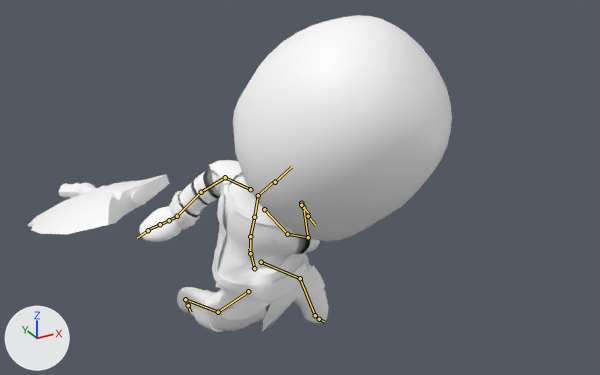
Two versions of the FBX model IdleProject/Assets/02_Animations/01_Animation/00_Characters/Attack.fbx, one commit apart.
One viewpoint serves both versions: a 50 mm lens placed at (-0.0894, -0.1963, 0.1377), pointed at (0.0041, -0.0264, 0.0527). Arrows for +X, +Y and +Z are at lower left; the lights stay in place. The picture after the commit comes second. Both versions are drawn at frame 29 of the action 'mixamo.com'; the numbers are the values there. The bones that bend it are drawn over the model as lines.

In view in the first picture: 'Chr_Barbarian_lvl2', 'Prop_Axe_1H'.
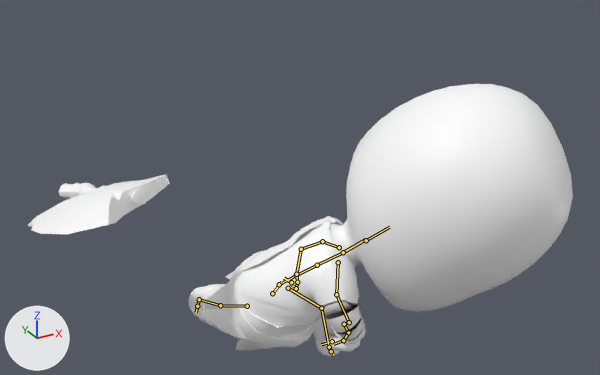
Boxes [x1, y1, x2, y2] around the edits, measured in the pictures (600 x 375 px):
'Chr_Barbarian_lvl2', posed (23% wider, 14% shorter)
    before: [139, 15, 452, 332]
    after: [188, 84, 573, 356]
bone 'Hips', root to tip
    before: (254, 268) to (249, 248)
    after: (272, 293) to (281, 282)
bone 'Spine', root to tip
    before: (250, 253) to (250, 236)
    after: (279, 284) to (296, 275)
bone 'Spine1', root to tip
    before: (250, 236) to (254, 217)
    after: (296, 275) to (317, 265)
bone 'Spine2', root to tip
    before: (254, 217) to (258, 195)
    after: (317, 265) to (343, 252)
bone 'Neck', root to tip
    before: (258, 195) to (274, 181)
    after: (343, 252) to (365, 239)
bone 'LeftShoulder', root to tip
    before: (250, 189) to (225, 177)
    after: (339, 247) to (322, 241)
bone 'LeftArm', root to tip
    before: (225, 177) to (201, 192)
    after: (322, 241) to (301, 249)
bone 'LeftForeArm', root to tip
    before: (201, 192) to (177, 216)
    after: (301, 249) to (296, 274)
bone 'LeftHand', root to tip
    before: (177, 216) to (169, 220)
    after: (296, 274) to (297, 282)
bone 'LeftHandIndex1', root to tip
    before: (169, 220) to (160, 224)
    after: (297, 282) to (296, 288)
bone 'LeftHandIndex2', root to tip
    before: (160, 224) to (147, 230)
    after: (296, 288) to (291, 284)
bone 'RightShoulder', root to tip
    before: (264, 209) to (287, 234)
    after: (338, 262) to (336, 294)
bone 'RightArm', root to tip
    before: (287, 234) to (308, 237)
    after: (336, 294) to (349, 322)
bone 'RightForeArm', root to tip
    before: (308, 237) to (303, 207)
    after: (349, 322) to (344, 324)
bone 'RightHand', root to tip
    before: (303, 207) to (301, 203)
    after: (344, 324) to (348, 332)
bone 'RightHandIndex1', root to tip
    before: (301, 203) to (301, 205)
    after: (348, 332) to (343, 340)
bone 'RightHandIndex2', root to tip
    before: (301, 205) to (309, 214)
    after: (343, 340) to (333, 344)
bone 'LeftUpLeg', root to tip
    before: (261, 262) to (300, 278)
    after: (288, 288) to (321, 308)
bone 'LeftLeg', root to tip
    before: (300, 278) to (315, 315)
    after: (321, 308) to (329, 347)
bone 'LeftFoot', root to tip
    before: (315, 315) to (319, 319)
    after: (329, 347) to (331, 351)
bone 'RightUpLeg', root to tip
    before: (248, 291) to (218, 312)
    after: (247, 306) to (220, 305)
bone 'RightLeg', root to tip
    before: (218, 312) to (185, 299)
    after: (220, 305) to (199, 299)
bone 'RightFoot', root to tip
    before: (185, 299) to (188, 305)
    after: (199, 299) to (197, 306)

The change, as a list of edits to the scene's bpy script:
```text
Change bone_hips:
    where bone_hips = bpy.data.objects['Armature'].pose.bones['Hips']
    bone_hips.location: (0.24, -1.18, 0.17) -> (0.13, -1.28, 1.54)
    bone_hips.rotation_quaternion: (0.904, -0.042, 0.415, 0.09) -> (0.942, 0.318, 0.102, -0.026)  # degrees (0, 49, 11) -> degrees (37, 12, 1)
Change bone_spine:
    where bone_spine = bpy.data.objects['Armature'].pose.bones['Spine']  # child of 'Hips'
    bone_spine.rotation_quaternion: (0.989, 0.107, 0.1, 0.022) -> (0.958, 0.127, 0.166, -0.197)  # degrees (13, 11, 4) -> degrees (11, 22, -21)
Change bone_spine1:
    where bone_spine1 = bpy.data.objects['Armature'].pose.bones['Spine1']  # child of 'Spine'
    bone_spine1.rotation_quaternion: (0.989, 0.076, 0.129, 0.021) -> (0.997, 0.03, 0.04, -0.051)  # degrees (9, 15, 4) -> degrees (3, 5, -6)
Change bone_spine2:
    where bone_spine2 = bpy.data.objects['Armature'].pose.bones['Spine2']  # child of 'Spine1'
    bone_spine2.rotation_quaternion: (0.991, -0.026, 0.126, 0.034) -> (0.997, 0.03, 0.04, -0.052)  # degrees (-3, 15, 4) -> degrees (3, 5, -6)
Change bone_neck:
    where bone_neck = bpy.data.objects['Armature'].pose.bones['Neck']  # child of 'Spine2'
    bone_neck.rotation_quaternion: (0.938, 0.204, -0.242, 0.139) -> (0.992, -0.073, -0.068, 0.079)  # degrees (21, -31, 11) -> degrees (-9, -7, 10)
Change bone_leftshoulder:
    where bone_leftshoulder = bpy.data.objects['Armature'].pose.bones['LeftShoulder']  # child of 'Spine2'
    bone_leftshoulder.rotation_quaternion: (0.964, -0.103, -0.105, -0.22) -> (0.987, 0.159, -0.007, -0.036)  # degrees (-9, -14, -25) -> degrees (18, 0, -4)
Change bone_leftarm:
    where bone_leftarm = bpy.data.objects['Armature'].pose.bones['LeftArm']  # child of 'LeftShoulder'
    bone_leftarm.rotation_quaternion: (0.821, 0.468, 0.183, -0.27) -> (0.913, 0.402, -0.004, 0.073)  # degrees (54, 34, -19) -> degrees (47, -4, 8)
Change bone_leftforearm:
    where bone_leftforearm = bpy.data.objects['Armature'].pose.bones['LeftForeArm']  # child of 'LeftArm'
    bone_leftforearm.rotation_quaternion: (0.924, 0.139, -0.354, 0.034) -> (0.928, -0.001, -0.082, 0.362)  # degrees (18, -42, -3) -> degrees (-4, -9, 43)
Change bone_lefthand:
    where bone_lefthand = bpy.data.objects['Armature'].pose.bones['LeftHand']  # child of 'LeftForeArm'
    bone_lefthand.rotation_quaternion: (0.968, -0.246, 0.016, -0.04) -> (0.979, 0.1, 0.007, 0.177)  # degrees (-29, 1, -5) -> degrees (11, -1, 20)
Change bone_lefthandindex1:
    where bone_lefthandindex1 = bpy.data.objects['Armature'].pose.bones['LeftHandIndex1']  # child of 'LeftHand'
    bone_lefthandindex1.rotation_quaternion: (0.999, 0.0, -0.011, 0.05) -> (0.758, 0.647, 0.021, 0.082)  # degrees (0, -1, 6) -> degrees (81, -4, 9)
Change bone_lefthandindex2:
    where bone_lefthandindex2 = bpy.data.objects['Armature'].pose.bones['LeftHandIndex2']  # child of 'LeftHandIndex1'
    bone_lefthandindex2.rotation_quaternion: (0.999, 0.04, 0.003, 0.003) -> (0.831, 0.552, 0.048, 0.044)  # degrees (5, 0, 0) -> degrees (67, 2, 7)
Change bone_rightshoulder:
    where bone_rightshoulder = bpy.data.objects['Armature'].pose.bones['RightShoulder']  # child of 'Spine2'
    bone_rightshoulder.rotation_quaternion: (0.953, 0.106, -0.109, -0.262) -> (0.96, -0.011, -0.102, -0.26)  # degrees (15, -9, -32) -> degrees (2, -12, -30)
Change bone_rightarm:
    where bone_rightarm = bpy.data.objects['Armature'].pose.bones['RightArm']  # child of 'RightShoulder'
    bone_rightarm.rotation_quaternion: (0.74, -0.079, -0.476, -0.469) -> (0.84, 0.192, 0.327, -0.389)  # degrees (32, -51, -80) -> degrees (5, 44, -48)
Change bone_rightforearm:
    where bone_rightforearm = bpy.data.objects['Armature'].pose.bones['RightForeArm']  # child of 'RightArm'
    bone_rightforearm.rotation_quaternion: (0.792, -0.538, 0.034, -0.287) -> (0.654, 0.249, -0.508, -0.502)  # degrees (-64, -15, -31) -> degrees (67, -24, -91)
Change bone_righthand:
    where bone_righthand = bpy.data.objects['Armature'].pose.bones['RightHand']  # child of 'RightForeArm'
    bone_righthand.rotation_quaternion: (0.963, 0.238, 0.006, -0.125) -> (0.911, 0.046, -0.024, 0.409)  # degrees (27, 4, -14) -> degrees (4, -5, 48)
Change bone_righthandindex1:
    where bone_righthandindex1 = bpy.data.objects['Armature'].pose.bones['RightHandIndex1']  # child of 'RightHand'
    bone_righthandindex1.rotation_quaternion: (0.944, -0.063, -0.068, -0.315) -> (0.859, -0.003, 0.014, -0.511)  # degrees (-4, -10, -37) -> degrees (-1, 1, -61)
Change bone_righthandindex2:
    where bone_righthandindex2 = bpy.data.objects['Armature'].pose.bones['RightHandIndex2']  # child of 'RightHandIndex1'
    bone_righthandindex2.rotation_quaternion: (0.824, -0.057, -0.134, -0.548) -> (0.835, -0.065, -0.124, -0.532)  # degrees (3, -16, -68) -> degrees (1, -16, -65)
Change bone_leftupleg:
    where bone_leftupleg = bpy.data.objects['Armature'].pose.bones['LeftUpLeg']  # child of 'Hips'
    bone_leftupleg.rotation_quaternion: (0.833, 0.54, 0.036, -0.113) -> (0.511, 0.857, -0.046, 0.036)  # degrees (65, 10, -9) -> degrees (119, -6, -2)
Change bone_leftleg:
    where bone_leftleg = bpy.data.objects['Armature'].pose.bones['LeftLeg']  # child of 'LeftUpLeg'
    bone_leftleg.rotation_quaternion: (0.908, -0.347, 0.214, -0.095) -> (0.828, -0.513, 0.196, -0.114)  # degrees (-45, 19, -20) -> degrees (-66, 12, -23)
Change bone_leftfoot:
    where bone_leftfoot = bpy.data.objects['Armature'].pose.bones['LeftFoot']  # child of 'LeftLeg'
    bone_leftfoot.rotation_quaternion: (0.958, -0.265, -0.107, 0.016) -> (0.991, -0.13, -0.036, -0.006)  # degrees (-31, -11, 5) -> degrees (-15, -4, 0)
Change bone_rightupleg:
    where bone_rightupleg = bpy.data.objects['Armature'].pose.bones['RightUpLeg']  # child of 'Hips'
    bone_rightupleg.rotation_quaternion: (0.833, -0.496, 0.208, -0.127) -> (0.935, -0.274, 0.209, -0.085)  # degrees (-64, 13, -25) -> degrees (-36, 20, -17)
Change bone_rightleg:
    where bone_rightleg = bpy.data.objects['Armature'].pose.bones['RightLeg']  # child of 'RightUpLeg'
    bone_rightleg.rotation_quaternion: (0.959, -0.279, -0.029, 0.031) -> (1.0, 0.023, 0.0, -0.003)  # degrees (-32, -2, 4) -> degrees (3, 0, 0)
Change bone_rightfoot:
    where bone_rightfoot = bpy.data.objects['Armature'].pose.bones['RightFoot']  # child of 'RightLeg'
    bone_rightfoot.rotation_quaternion: (0.969, 0.216, 0.106, 0.048) -> (0.984, -0.095, 0.15, -0.012)  # degrees (26, 11, 8) -> degrees (-11, 17, -3)
```
